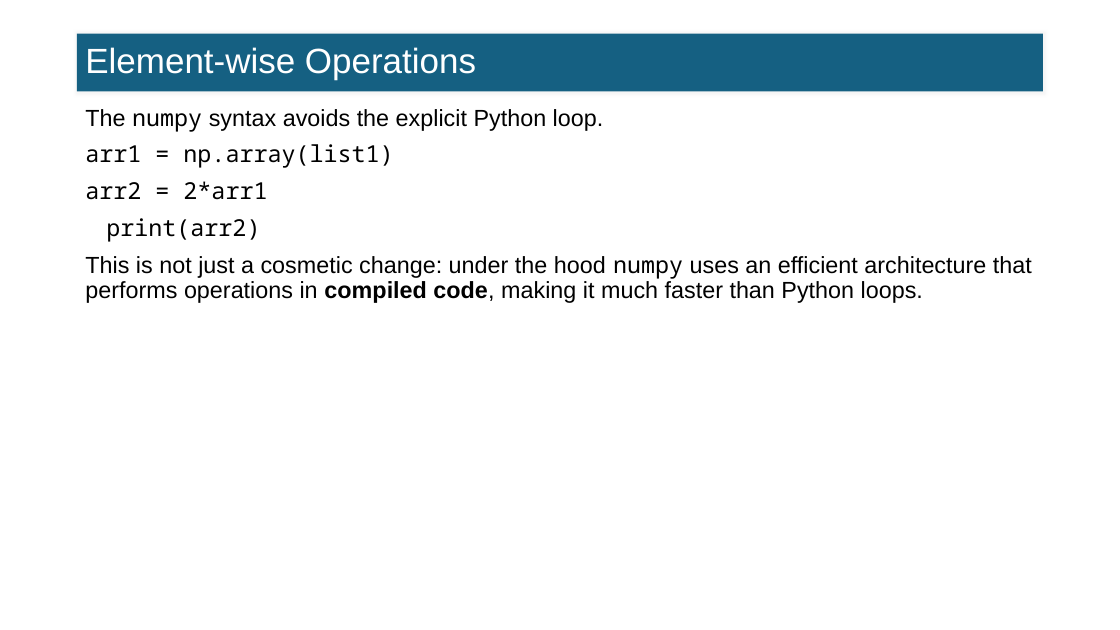
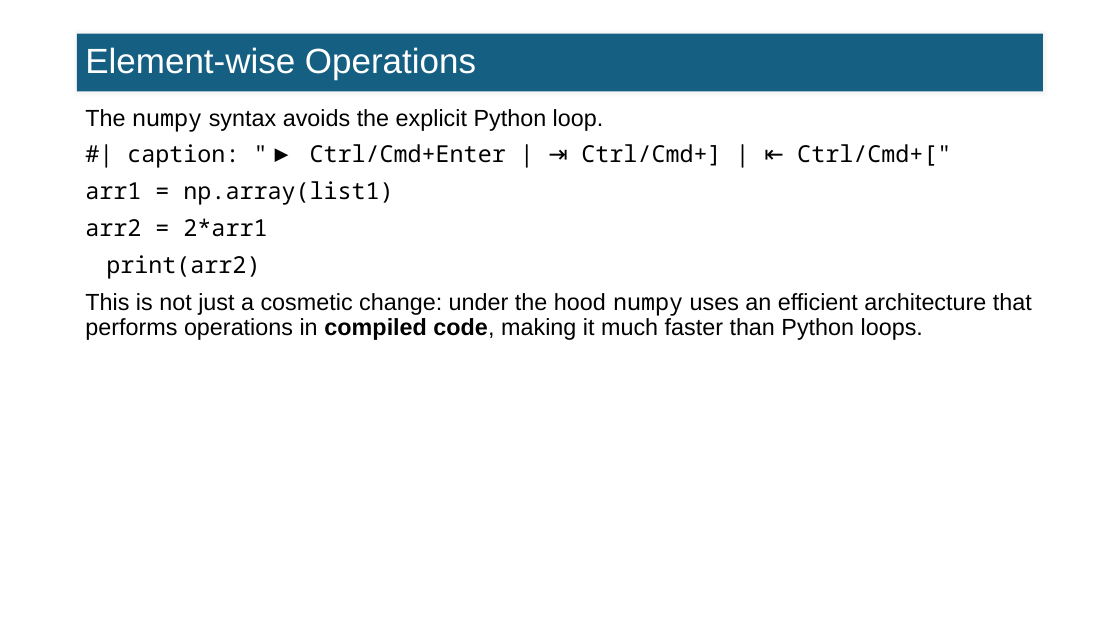
Before and after one commit to FTurci/intro-coding-data-analysis-mirror, a slide deck: slide 12 of slides/07_intro_numpy_slides.pptx. Drawn at 1120x630 pixels with LibreOffice and Linux fonts; fonts in the diff are those of the drawing. Boxes give left, top, right and bottom in pixels: in the first picture for what was removed or moved away, otherwise in the second. Text is boxed around its words. In the diff, an @@ line names an element or a change of style, - is before the commit and + after.

```diff
--- a/slides/07_intro_numpy_slides.pptx
+++ b/slides/07_intro_numpy_slides.pptx
@@ text at [85, 144, 951, 279]: text changed @@
-arr1 = np.array(list1)
-arr2 = 2*arr1
-print(arr2)
+#| caption: "▶ Ctrl/Cmd+Enter | ⇥ Ctrl/Cmd+] | ⇤ Ctrl/Cmd+["
+arr1 = np.array(list1)
+arr2 = 2*arr1
+print(arr2)
```
Also in this commit, not shown: 9 other slides changed, 50 other files.
